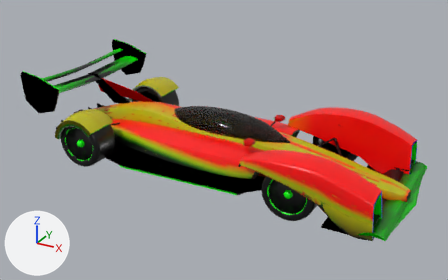
One commit to the glTF model assets/vehicles/spectre/spectre.glb: the scene before it, then after it.
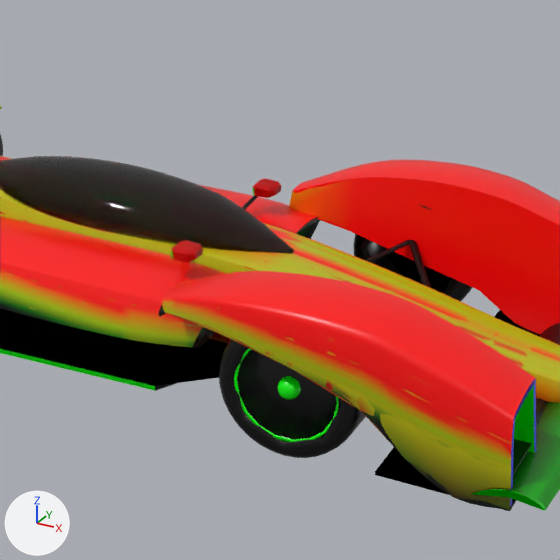
Each version appears first whole from a camera (50 mm lens) standing at (3.98, -6.93, 3.84) and looking at (0.21, -0.08, 0.42), and next in a close-up on the part from 40% to 87% of the width and 17% to 93% of the height. Lighting does not change. The marker at lower left points along +X, +Y and +Z. The older version's two pictures come first. Where no turn or scale is listed for an object, it has been applied to the vertices. Vertices at exactly the same position are counted once.

Before the edit, the objects in view are built like this:
```python
me_mesh_0 = bpy.data.meshes.new('Mesh_0')
me_mesh_0.from_pydata(...)  # 15778 vertices, 31364 faces; spans x 0.0..5.34, y -2.18..0.0, z 0.39..1.59
me_mesh_0.materials.append(mat_livery)
me_mesh_12 = bpy.data.meshes.new('Mesh_12')
me_mesh_12.from_pydata(...)  # 896 vertices, 1712 faces; spans x 0.0..5.25, y -2.18..0.0, z 0.4..1.59
me_mesh_12.materials.append(mat_livery)
me_mesh_14 = bpy.data.meshes.new('Mesh_14')
me_mesh_14.from_pydata(...)  # 97 vertices, 168 faces; spans x 2.16..2.84, y -1.26..-0.92, z 0.0..0.68
me_mesh_14.materials.append(mat_livery)
me_mesh_6 = bpy.data.meshes.new('Mesh_6')
me_mesh_6.from_pydata(...)  # 3734 vertices, 7280 faces; spans x 0.0..5.33, y -2.18..0.0, z 0.39..1.59
me_mesh_6.materials.append(mat_livery)
ob_mesh_0 = bpy.data.objects.new('Mesh_0', me_mesh_0)
ob_mesh_0.location = (-2.5, 1.09, -0.34)
ob_mesh_12 = bpy.data.objects.new('Mesh_12', me_mesh_12)
ob_mesh_12.location = (-2.5, 1.09, -0.34)
ob_mesh_14 = bpy.data.objects.new('Mesh_14', me_mesh_14)
ob_mesh_14.location = (-0.95, 1.92, 0.0)
ob_mesh_6 = bpy.data.objects.new('Mesh_6', me_mesh_6)
ob_mesh_6.location = (-2.5, 1.09, -0.34)
# also in view: 'Mesh_15' at (1.55, -0.83, 0.34); 'Mesh_3' at (1.55, -0.83, 0.34); 'Mesh_1' at (0.2, 0.0, 0.63); 'Mesh_9' at (1.55, -0.83, 0.34)
```
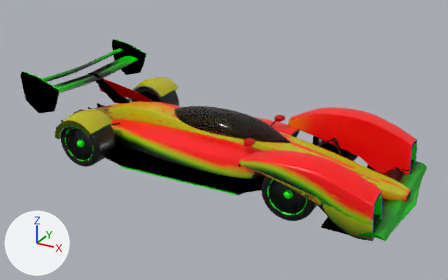
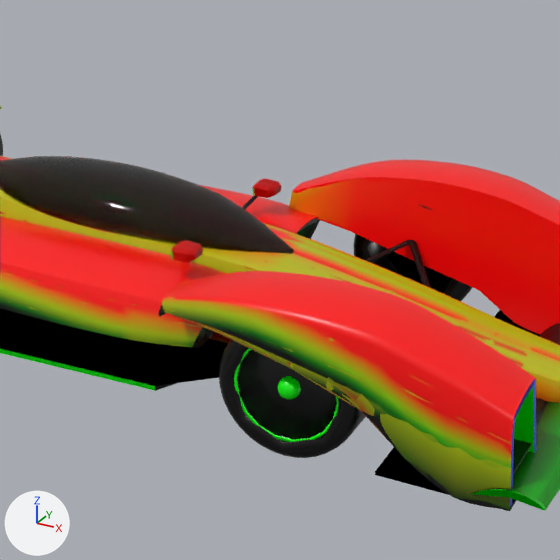
The change, as a list of edits to the scene's bpy script:
```text
Change me_mesh_0:
    where me_mesh_0.from_pydata(...)  # 15778 vertices, 31364 faces; spans x 0.0..5.34, y -2.18..0.0, z 0.39..1.59
    used by ob_mesh_0; location = (-2.5, 1.09, -0.34)
    me_mesh_0 part 1: 1324 faces centred in x 3.37..5.07, y -2.16..-0.02, z 0.59..1.09 are repainted in the vertex colours, in many colours
Change me_mesh_6:
    where me_mesh_6.from_pydata(...)  # 3734 vertices, 7280 faces; spans x 0.0..5.33, y -2.18..0.0, z 0.39..1.59
    used by ob_mesh_6; location = (-2.5, 1.09, -0.34)
    me_mesh_6 part 2: 86 faces centred in x 3.39..5.02, y -2.16..-0.02, z 0.64..0.98 are repainted in the vertex colours; the middle colour goes from yellow #beac00 to yellow #a5ac00
    me_mesh_6 part 3: 56 faces centred in x 3.39..5.05, y -2.16..-0.02, z 0.66..1.02 are repainted in the vertex colours; the middle colour goes from orange #de8d00 to yellow #beb900
    me_mesh_6 part 4: 118 faces centred in x 3.42..5.06, y -2.16..-0.02, z 0.49..0.94 are repainted in the vertex colours; the middle colour goes from yellow #beb200 to yellow #8d8d00
    me_mesh_6 part 5: 32 faces centred in x 3.42..5.05, y -2.16..-0.02, z 0.72..1.08 are repainted in the vertex colours; the middle colour goes from orange #f94200 to orange #de8d00
Change me_mesh_12:
    where me_mesh_12.from_pydata(...)  # 896 vertices, 1712 faces; spans x 0.0..5.25, y -2.18..0.0, z 0.4..1.59
    used by ob_mesh_12; location = (-2.5, 1.09, -0.34)
    me_mesh_12 part 6: 124 faces centred in x 3.48..5.02, y -2.16..-0.02, z 0.41..1.12 are repainted in the vertex colours, in many colours
```

Pixel boxes [x1, y1, x2, y2] of what changed, in the close-ups (560 x 560 px):
part 1 of me_mesh_0, recoloured: [162, 299, 511, 468] in both
part 2 of me_mesh_6, recoloured: [162, 302, 461, 435] in both
part 3 of me_mesh_6, recoloured: [162, 299, 462, 435] in both
part 4 of me_mesh_6, recoloured: [175, 311, 510, 477] in both
part 5 of me_mesh_6, recoloured: [165, 299, 426, 401] in both
part 6 of me_mesh_12, recoloured: [170, 178, 511, 510] in both
